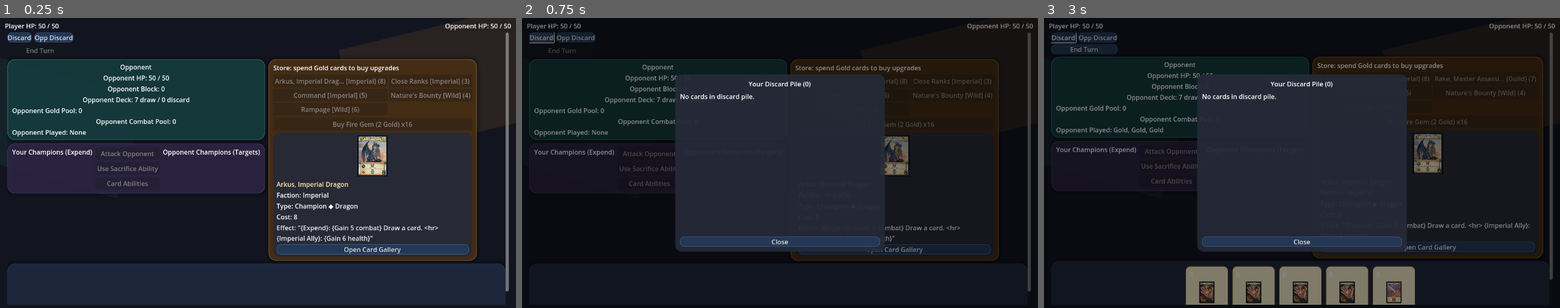
Above: before the commit, frames 1-3 (left to right).
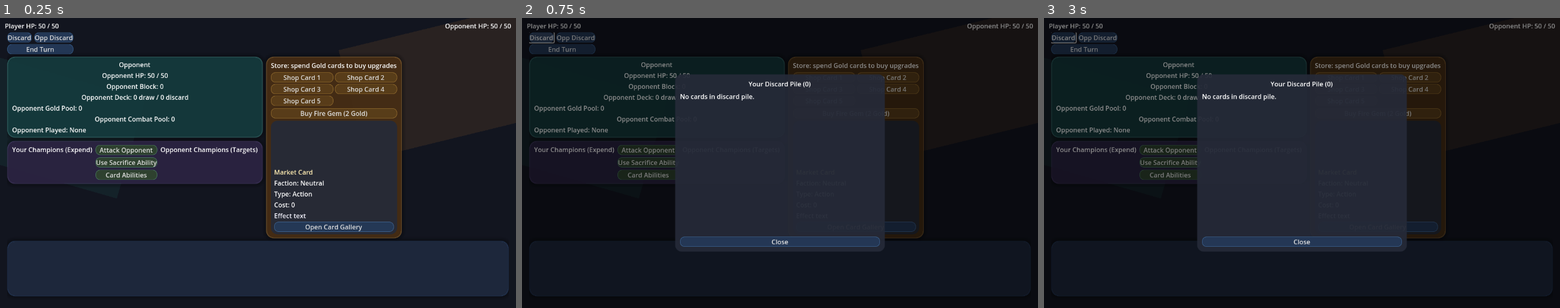
Above: after the commit, the same moments.

Repository: devinplauche/cardgamefunAI
Game: Godot game, scene res://ui/BattleScene.tscn
Same seed, same stepped clock (60 frames per second), same inputs: the game is played once before the commit and once after it.
Inputs (mouse positions are in pixels of both pictures, inside the frame that each line leads up to):
- Up to frame 1 (0.25 s): no input
- Up to frame 2 (0.75 s): click "Discard" at 0.5 s
- Up to frame 3 (3 s): click "Opp Discard" at 1.25 s; click "Open Card Gallery" at 2 s; click (1085, 49) at 2.75 s, where only the run after the commit has a clickable "End Turn"

The runs differ from the first frame. In frame 1, 27% of the frame differs, in the area x 1-99%, y 4-99%; in frame 2, 5.5%; in frame 3, 9.4%.
Error after the commit: Parse Error: Function "_build_eval_context()" not found in base self. (res://scripts/AIOpponent.gd:93)

Commit message:
feat: add COMBO and EFFICIENCY strategies with scoring functions
Agent-Logs-Url: https://github.com/devinplauche/cardgamefunAI/sessions/74028d52-8834-4890-a171-01a7d0d3bb21

Co-authored-by: devinplauche <59661870+devinplauche@users.noreply.github.com>

Diff:
--- a/scripts/AIOpponent.gd
+++ b/scripts/AIOpponent.gd
@@ -6,9 +6,11 @@
 	GREEDY,
 	LOOKAHEAD,
 	# Single-axis strategies useful as baselines in benchmarks.
-	AGGRO,    # Always prefer highest-damage cards; buy combat-heavy market offers.
-	ECON,     # Always prefer highest-resource cards; buy by highest gold cost.
-	CONTROL,  # Always prefer highest-disruption cards; buy disruptive market offers.
+	AGGRO,       # Always prefer highest-damage cards; buy combat-heavy market offers.
+	ECON,        # Always prefer highest-resource cards; buy by highest gold cost.
+	CONTROL,     # Always prefer highest-disruption cards; buy disruptive market offers.
+	COMBO,       # Maximises faction ally-trigger chains and champion synergies.
+	EFFICIENCY,  # Prizes sacrifice and draw effects to keep the deck lean and fast.
 }
 
 @export var difficulty: Difficulty = Difficulty.GREEDY
@@ -71,6 +73,10 @@
 			return _choose_econ(playable_cards, self_player)
 		Difficulty.CONTROL:
 			return _choose_control(playable_cards, self_player)
+		Difficulty.COMBO:
+			return _choose_combo(playable_cards, self_player)
+		Difficulty.EFFICIENCY:
+			return _choose_efficiency(playable_cards, self_player)
 		_:
 			return _choose_random(playable_cards)
 
@@ -172,6 +178,32 @@
 	for card: Card in playable_cards:
 		var vals: Dictionary = evaluator.estimate_card_values(card, ai_champions)
 		var value: int = int(vals.get("disruption", 0))
+		if value > best_value:
+			best_value = value
+			best_card = card
+	return best_card if best_card != null else _choose_random(playable_cards)
+
+
+func _choose_combo(playable_cards: Array[Card], self_player: Node) -> Card:
+	var ai_champions: int = _get_champion_count(self_player)
+	var played_factions: Dictionary = {}
+	if self_player != null and self_player.get("faction_counts_this_turn") != null:
+		played_factions = self_player.get("faction_counts_this_turn") as Dictionary
+	var best_card: Card = null
+	var best_value: int = -1
+	for card: Card in playable_cards:
+		var value: int = evaluator.estimate_combo_value(card, played_factions, ai_champions)
+		if value > best_value:
+			best_value = value
+			best_card = card
+	return best_card if best_card != null else _choose_random(playable_cards)
+
+
+func _choose_efficiency(playable_cards: Array[Card], self_player: Node) -> Card:
+	var best_card: Card = null
+	var best_value: int = -1
+	for card: Card in playable_cards:
+		var value: int = evaluator.estimate_efficiency_value(card)
 		if value > best_value:
 			best_value = value
 			best_card = card
@@ -202,6 +234,10 @@
 			return _choose_market_greedy_cost(offers, gold_pool)
 		Difficulty.CONTROL:
 			return _choose_market_by_offer_field(offers, gold_pool, "opponent_discard")
+		Difficulty.COMBO:
+			return _choose_market_combo(offers, gold_pool, context)
+		Difficulty.EFFICIENCY:
+			return _choose_market_efficiency(offers, gold_pool)
 		_:
 			return _choose_market_random(offers, gold_pool)
 
@@ -267,7 +303,81 @@
 	return best_idx
 
 
-func _build_eval_context(self_player: Node, opponent_player: Node) -> Dictionary:
+# COMBO market buying: prefer offers that have ally bonuses or match the faction
+# already most represented in the current game context. Falls back to evaluator
+# scoring so something is always bought if gold is available.
+func _choose_market_combo(offers: Array[Dictionary], gold_pool: int, context: Dictionary) -> int:
+	# Use the dominant faction from context if available.
+	var dominant_faction: String = String(context.get("ai_dominant_faction", ""))
+
+	var best_idx: int = -1
+	var best_score: int = -1
+
+	for i: int in range(offers.size()):
+		if offers[i].is_empty():
+			continue
+		if int(offers[i].get("cost", 99)) > gold_pool:
+			continue
+
+		var offer: Dictionary = offers[i]
+		var score: int = 0
+
+		# Award points for ally_combat / ally_gold / ally_health fields in the
+		# parsed market entry (positive values mean the card has ally text).
+		score += int(offer.get("ally_combat", 0)) + int(offer.get("ally_gold", 0)) + int(offer.get("ally_health", 0))
+
+		# Champions (card type contains "Champion") provide ongoing faction presence.
+		if String(offer.get("type", "")).to_lower().contains("champion"):
+			score += 2
+
+		# Faction match bonus.
+		if not dominant_faction.is_empty() and String(offer.get("faction", "")).to_lower() == dominant_faction.to_lower():
+			score += 3
+
+		if score > best_score:
+			best_score = score
+			best_idx = i
+
+	# If no offer has any combo value, fall back to evaluator scoring.
+	if best_idx == -1 or best_score == 0:
+		return _choose_market_scored(offers, gold_pool, context)
+
+	return best_idx
+
+
+# EFFICIENCY market buying: prioritise offers that have sacrifice or draw text,
+# then high draw_cards count, then ally/sacrifice_combat fields.
+# Falls back to greedy-by-cost if no offer has efficiency value.
+func _choose_market_efficiency(offers: Array[Dictionary], gold_pool: int) -> int:
+	var best_idx: int = -1
+	var best_score: int = -1
+
+	for i: int in range(offers.size()):
+		if offers[i].is_empty():
+			continue
+		if int(offers[i].get("cost", 99)) > gold_pool:
+			continue
+
+		var offer: Dictionary = offers[i]
+		var score: int = 0
+
+		# sacrifice_combat indicates the card has a sacrifice ability.
+		score += int(offer.get("sacrifice_combat", 0)) * 3
+
+		# draw_cards is a parsed field counting net card draws.
+		score += int(offer.get("draw_cards", 0)) * 4
+
+		if score > best_score:
+			best_score = score
+			best_idx = i
+
+	if best_idx == -1 or best_score == 0:
+		return _choose_market_greedy_cost(offers, gold_pool)
+
+	return best_idx
+
+
+
 	var opponent_hp_value: int = _get_health(opponent_player)
 	if fog_of_war:
 		# Optional hidden-information mode keeps AI from exact lethal math.
--- a/scripts/CardEvaluator.gd
+++ b/scripts/CardEvaluator.gd
@@ -103,6 +103,108 @@
 # public surface for external code such as AIOpponent.
 func estimate_card_values(card: Card, ai_champions: int = 0) -> Dictionary:
 	return _estimate_card_values(card, ai_champions)
+
+
+# Score a card for the COMBO strategy.
+# Returns an integer where higher = better combo potential.
+#
+# Scoring breakdown:
+#  +3 per ally_bonus effect on the card (fires whenever a matching faction card
+#     has already been or will be played this turn).
+#  +3 bonus if the card's faction matches one that has already been played this
+#     turn (played_factions dict, key = faction string, value = count played).
+#  +2 per prepare_champion effect (re-enables expend abilities mid-turn).
+#  +1 per for_each_champion scaling effect (rewards a deep board).
+#  +1 if the card is a champion (persistent faction presence for future turns).
+func estimate_combo_value(card: Card, played_factions: Dictionary, ai_champions: int) -> int:
+	if card == null:
+		return 0
+
+	var score: int = 0
+	var card_faction: String = ""
+
+	if card is DataCard:
+		var data_card: DataCard = card as DataCard
+		for effect: Dictionary in data_card.effects:
+			var eid: String = String(effect.get("id", ""))
+			match eid:
+				"set_faction":
+					card_faction = String(effect.get("faction", ""))
+				"ally_bonus":
+					score += 3
+				"prepare_champion":
+					score += 2
+				"for_each_champion_gain_combat", "for_each_champion_gain_health", \
+				"for_each_other_champion_gain_combat", "for_each_other_guard_gain_combat", \
+				"for_each_other_wild_gain_combat":
+					score += 1
+				"champion_data":
+					# Champions stay in play and add faction presence every turn.
+					score += 1
+
+	# Bonus if playing this card would trigger ally effects already pending (i.e.
+	# a card from the same faction was played earlier this turn).
+	if not card_faction.is_empty() and played_factions.get(card_faction, 0) > 0:
+		score += 3
+
+	# Bonus for cards that scale with existing board presence.
+	if ai_champions > 0:
+		if card is DataCard:
+			for effect: Dictionary in (card as DataCard).effects:
+				var eid: String = String(effect.get("id", ""))
+				if eid in ["for_each_champion_gain_combat", "for_each_champion_gain_health",
+						"for_each_other_champion_gain_combat", "for_each_other_guard_gain_combat",
+						"for_each_other_wild_gain_combat"]:
+					# Additional weight when we actually have champions.
+					score += ai_champions
+
+	return score
+
+
+# Score a card for the EFFICIENCY strategy.
+# Returns an integer where higher = better deck-efficiency potential.
+#
+# Scoring breakdown:
+#  +6 per sacrifice effect (removes a weak card from the deck — highest value).
+#  +4 per draw_cards effect (accelerates cycling; each draw counted once).
+#  +3 per draw_then_discard or draw_up_to_then_discard (net cycle / thin).
+#  +2 per recover_discard_to_topdeck (recycles a key card).
+#  +1 per regular resource effect (gain_gold, gain_energy) — secondary value.
+func estimate_efficiency_value(card: Card) -> int:
+	if card == null:
+		return 0
+
+	var score: int = 0
+
+	if card is DataCard:
+		var data_card: DataCard = card as DataCard
+		for effect: Dictionary in data_card.effects:
+			var eid: String = String(effect.get("id", ""))
+			match eid:
+				"sacrifice_combat_offer", "sacrifice_for_additional_combat":
+					score += 6
+				"draw_cards":
+					score += int(effect.get("value", 1)) * 4
+				"draw_then_discard", "draw_up_to_then_discard":
+					score += 3
+				"recover_discard_to_topdeck":
+					score += 2
+				"gain_gold", "gain_energy":
+					score += int(effect.get("value", 1))
+
+	# Fallback for non-DataCard cards with an effects array.
+	if not (card is DataCard) and card.get("effects") != null and card.get("effects") is Array:
+		for raw: Variant in card.get("effects"):
+			if not (raw is Dictionary):
+				continue
+			var kind: String = String((raw as Dictionary).get("type", (raw as Dictionary).get("id", "")))
+			var amt: int = int((raw as Dictionary).get("value", 1))
+			if kind in ["draw", "cantrip"]:
+				score += amt * 4
+			if kind in ["sacrifice", "remove"]:
+				score += amt * 6
+
+	return score
 
 
 # ai_champions is the number of AI champions currently in play, used to scale
--- a/tests/AIBenchmark.gd
+++ b/tests/AIBenchmark.gd
@@ -10,12 +10,14 @@
 # Strategy table: [display_name, AIOpponent.Difficulty]
 # Order determines seeding so keep it stable for reproducible results.
 const STRATEGIES: Array = [
-	["Random",    AIOpponent.Difficulty.RANDOM],
-	["Aggro",     AIOpponent.Difficulty.AGGRO],
-	["Econ",      AIOpponent.Difficulty.ECON],
-	["Control",   AIOpponent.Difficulty.CONTROL],
-	["Greedy",    AIOpponent.Difficulty.GREEDY],
-	["Lookahead", AIOpponent.Difficulty.LOOKAHEAD],
+	["Random",     AIOpponent.Difficulty.RANDOM],
+	["Aggro",      AIOpponent.Difficulty.AGGRO],
+	["Econ",       AIOpponent.Difficulty.ECON],
+	["Control",    AIOpponent.Difficulty.CONTROL],
+	["Combo",      AIOpponent.Difficulty.COMBO],
+	["Efficiency", AIOpponent.Difficulty.EFFICIENCY],
+	["Greedy",     AIOpponent.Difficulty.GREEDY],
+	["Lookahead",  AIOpponent.Difficulty.LOOKAHEAD],
 ]
 
 ## Games played per ordered pair (A always goes first).
Not shown, changed: tests/README.md
